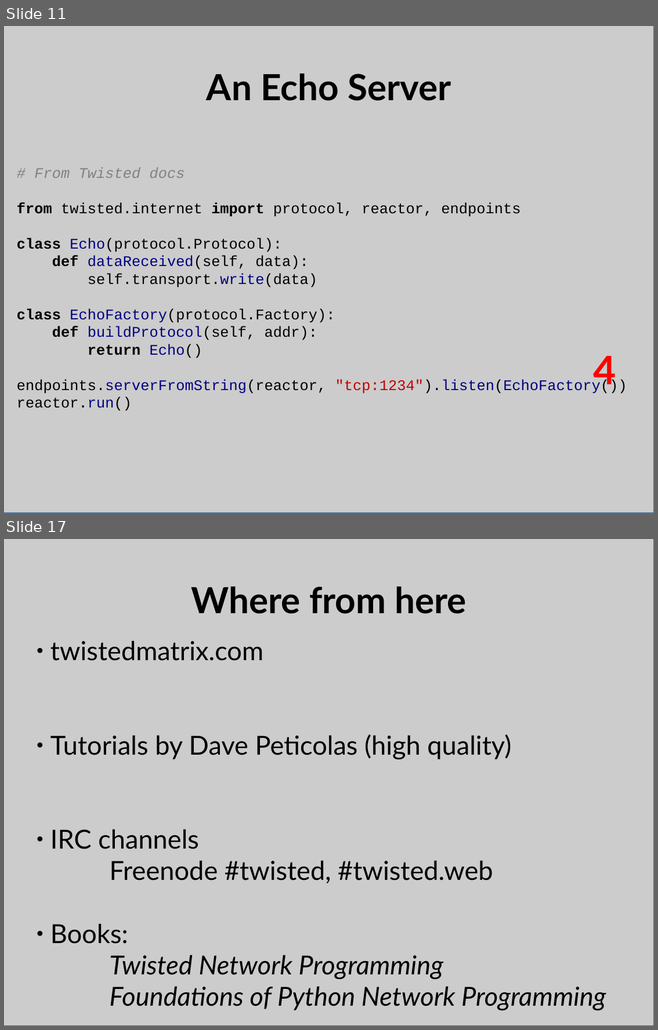
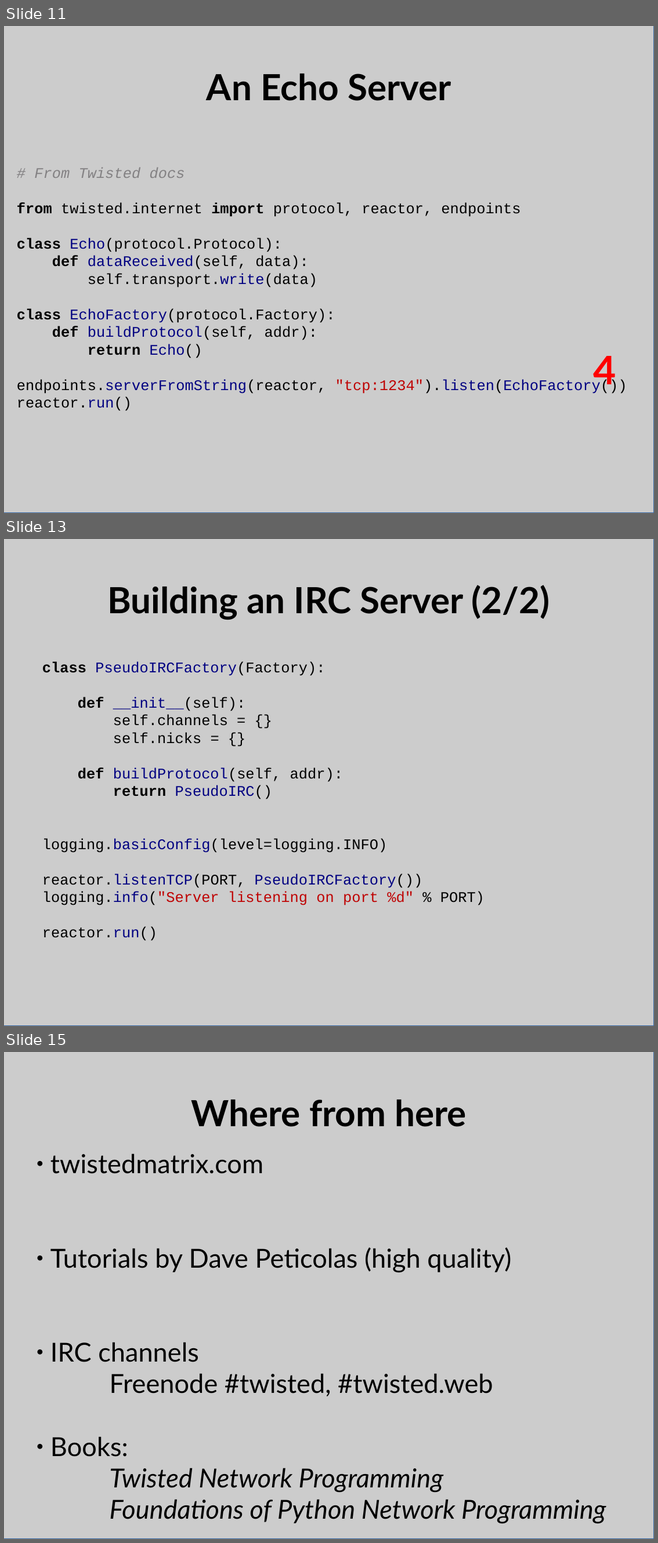
Before and after one commit to bpetering/linuxsa-talk-twisted, a slide deck: twisted_talk.odp. Shown one above the other, each under a label of ours: slides 11 and 17 before the commit, slides 11, 13 and 15 after it; the slides between them are not shown. The pictures are 658x1030 and 658x1543 pixels, drawn with LibreOffice and Linux fonts; fonts in the diff are those of the drawing. Boxes give left, top, right and bottom in pixels: in the first picture for what was removed or moved away, otherwise in the second. Text is boxed around its words. In the diff, an @@ line names an element or a change of style, - is before the commit and + after.

Commit message:
Finish IRC-ish server

```diff
--- a/twisted_talk.odp
+++ b/twisted_talk.odp
@@ slide 13 added at (4,539,654,1026), background #FFFFFF @@
@@ rectangle added at (4,539,654,1026), fill #CCCCCC, outline #3465A4 0 pt @@
@@ title added at (107,585,550,620), 44 pt, text #000000, bold @@
+Building an IRC Server (2/2)
@@ text added at (42,661,484,941), 18 pt, text #000000 @@
+class PseudoIRCFactory(Factory):
+def __init__(self):
+self.channels = {}
+self.nicks = {}
+def buildProtocol(self, addr):
+return PseudoIRC()
+logging.basicConfig(level=logging.INFO)
+reactor.listenTCP(PORT, PseudoIRCFactory())
+logging.info("Server listening on port %d" % PORT)
+reactor.run()
@@ what was slide 17 is now slide 15 @@
```
Also in this commit, not shown: 1 slide changed, 1 other slide added, 4 slides removed, 1 other file.
